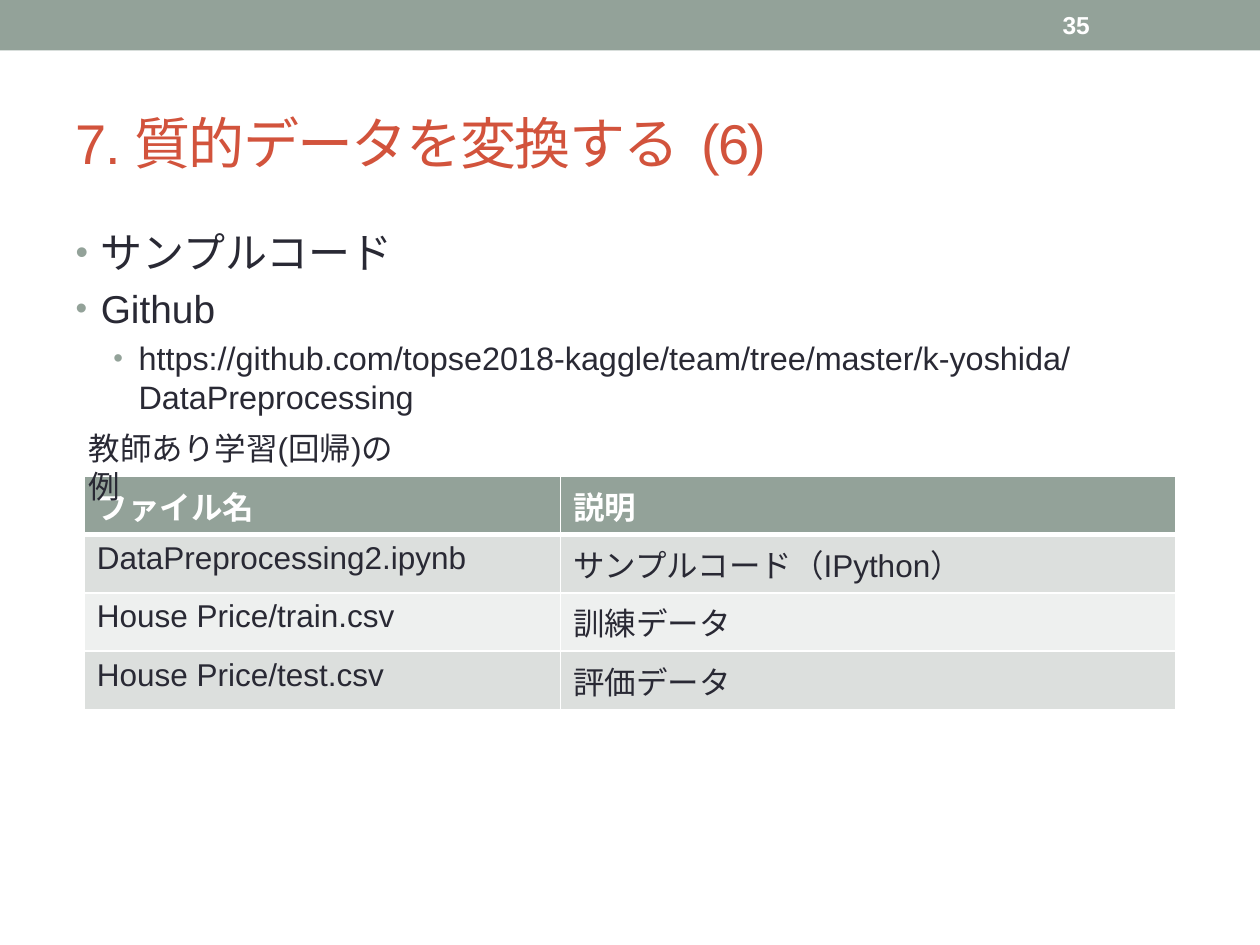
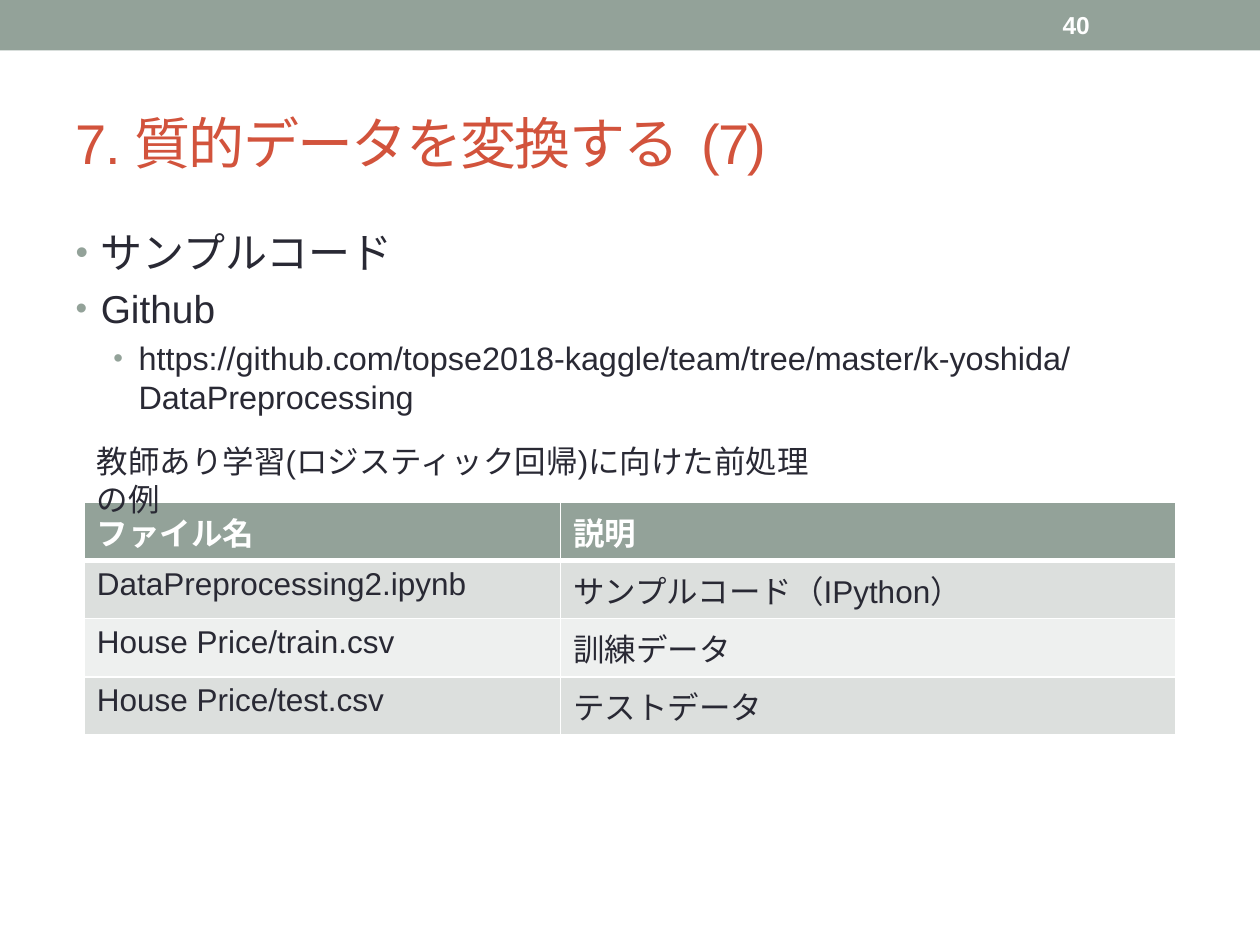
Before and after one commit to topse2018-kaggle/team, a slide deck: slide 40 of k-yoshida/Data Preprocessing.pptx (slide 35 before the commit). Drawn at 1260x945 pixels with LibreOffice and Linux fonts; fonts in the diff are those of the drawing. Boxes give left, top, right and bottom in pixels: in the first picture for what was removed or moved away, otherwise in the second. Text is boxed around its words. In the diff, an @@ line names an element or a change of style, - is before the commit and + after.

```diff
--- a/k-yoshida/Data Preprocessing.pptx
+++ b/k-yoshida/Data Preprocessing.pptx
@@ page number at [1063,17,1090,34]: text changed @@
-35
+40
@@ title at [76,116,766,174]: text changed @@
-7. 質的データを変換する (6)
+7. 質的データを変換する (7)
@@ text at [97,446,809,480]: text changed @@
-教師あり学習(回帰)の例
+教師あり学習(ロジスティック回帰)に向けた前処理の例
@@ table at [84,503,1176,725] @@
-row 4, column 2: 評価データ
+row 4, column 2: テストデータ
@@ table: place and size @@
-table at [84,476,1176,701]
+table at [84,503,1176,725]
```
Also in this commit, not shown: 27 other slides changed, 5 slides added, 1 slide removed.
